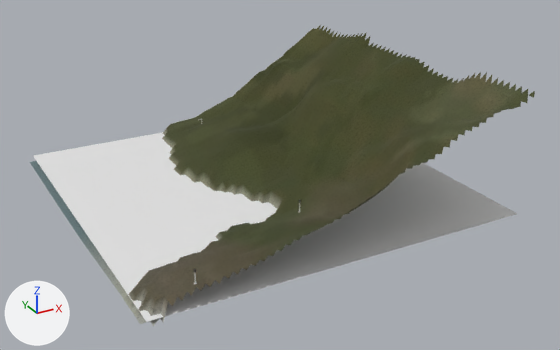
Two versions of the glTF model eloria-assets/maps/continent-v2/hornmere/client/chunks/03_06/world.glb, one commit apart.
Rendered twice from a 50 mm camera at (-735.9, 160.1, 85.5) aimed at (-645.7, 324.1, 3.5). The lights are fixed; the arrows at lower left show +X, +Y and +Z. The picture after the commit comes second. Where no turn or scale is listed for an object, it has been applied to the vertices. Vertices at exactly the same position are counted once.

The first picture shows 'AuthoredGround_hornmereBase_hornmere_03_06', 'Terrain_hornmere_03_06', 'Water_hornmere_03_06'.
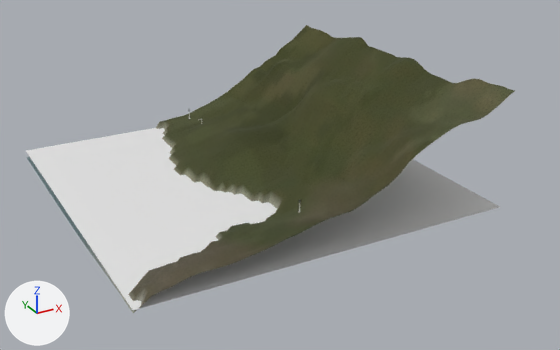
What differs and where, as boxes [x1, y1, x2, y2] in the pictures (560 x 350 px; the box of a moved part takes in the faces that stretch with it):
'AuthoredGround_hornmereBase_hornmere_03_06', reshaped
    before: [32, 25, 535, 326]
    after: [27, 25, 514, 313]
'Water_hornmere_03_06', mesh moved
    before: [33, 132, 517, 322]
    after: [26, 128, 500, 310]
'Terrain_hornmere_03_06', reshaped
    before: [30, 30, 394, 324]
    after: [136, 120, 476, 311]
part 3 of me_authoredground_hornmerebase_hornmere_03_06, moved or reshaped
    before: [137, 25, 535, 326]
    after: [27, 25, 313, 164]

Diff of the bpy script that builds the scene:
```diff
--- a/eloria-assets/maps/continent-v2/hornmere/client/chunks/03_06/world.glb.py
+++ b/eloria-assets/maps/continent-v2/hornmere/client/chunks/03_06/world.glb.py
@@ me_terrain_hornmere_03_06 @@
 # used by ob_terrain_hornmere_03_06; location = (-1576.0, 5816.0, 0.0)
-me_terrain_hornmere_03_06.from_pydata(...)  # 2401 vertices, 4608 faces; spans x 877.0..973.0, y -5533.0..-5437.0, z -2.3..30.4
+me_terrain_hornmere_03_06.from_pydata(...)  # 2401 vertices, 4608 faces; spans x 877.0..973.0, y -5529.0..-5433.0, z -2.3..30.4
+# me_terrain_hornmere_03_06 part 1: 2401 of 2401 vertices moved; they spanned x 877.0..973.0, y -5533.0..-5437.0, z -2.3..30.4 and now span x 877.0..973.0, y -5529.0..-5433.0, z -2.3..30.4; mean shift (0.0, 4.0, -0.3)
 me_terrain_hornmere_03_06.materials.append(mat_continental_ground)
@@ me_water_hornmere_03_06 @@
 # used by ob_water_hornmere_03_06; location = (-1576.0, 5816.0, 0.0)
-me_water_hornmere_03_06.from_pydata(...)  # 4 vertices, 2 faces; spans x 878.0..974.0, y -5534.0..-5438.0, z 0.0
+me_water_hornmere_03_06.from_pydata(...)  # 4 vertices, 2 faces; spans x 877.0..973.0, y -5529.0..-5433.0, z 0.0
+# me_water_hornmere_03_06 part 2: the whole mesh is moved by (-1.0, 5.0, 0.0)
 me_water_hornmere_03_06.materials.append(mat_water_sea)
@@ me_authoredground_hornmerebase_hornmere_03_06 @@
 # used by ob_authoredground_hornmerebase_hornmere_03_06; location = (-1576.0, 5816.0, 0.0)
-me_authoredground_hornmerebase_hornmere_03_06.from_pydata(...)  # 2496 vertices, 4608 faces; spans x 877.0..975.0, y -5535.0..-5437.0, z -2.2..31.5
+me_authoredground_hornmerebase_hornmere_03_06.from_pydata(...)  # 2401 vertices, 4608 faces; spans x 877.0..973.0, y -5529.0..-5433.0, z -2.2..30.4
+# me_authoredground_hornmerebase_hornmere_03_06 part 3: 194 vertices removed from x 877.0..975.0, y -5535.0..-5439.0, z -0.8..31.5; 99 vertices added at x 877.0..973.0, y -5437.0..-5433.0, z -2.2..27.0
 me_authoredground_hornmerebase_hornmere_03_06.materials.append(mat_authored_hornmerebase)
```
